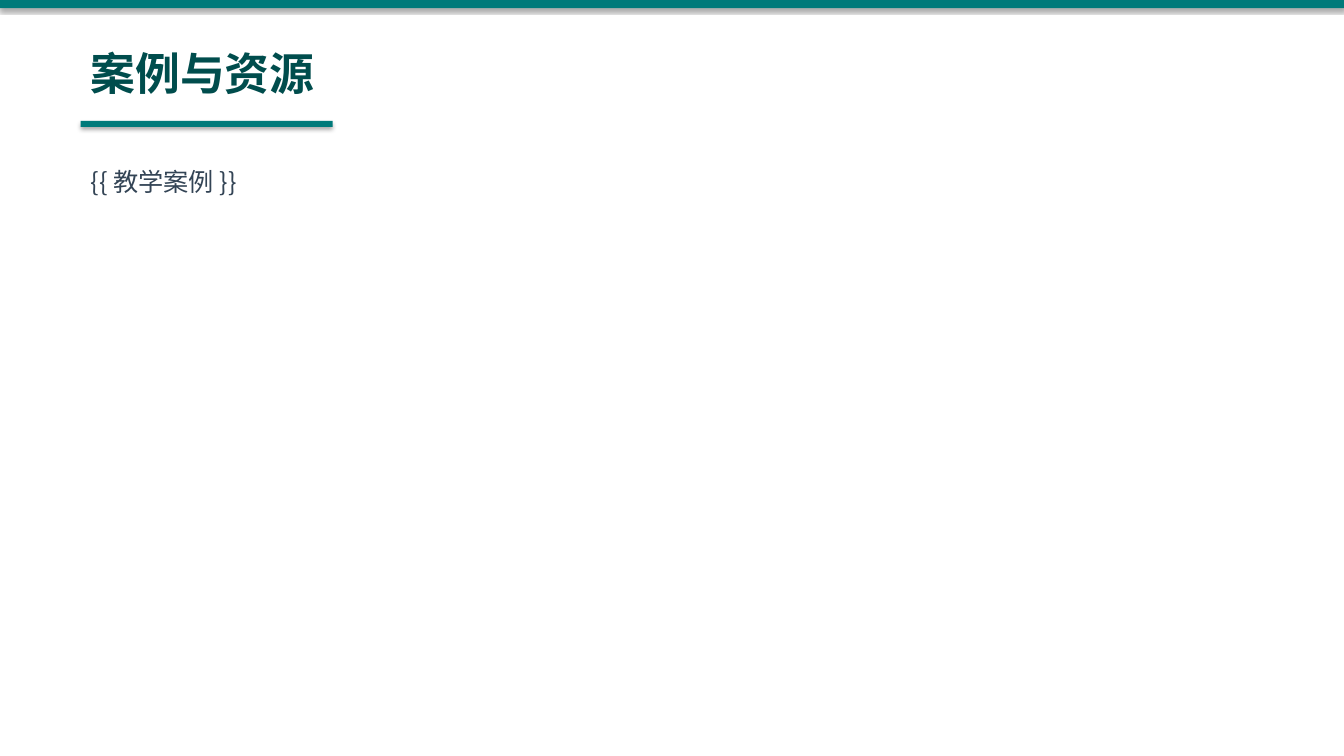
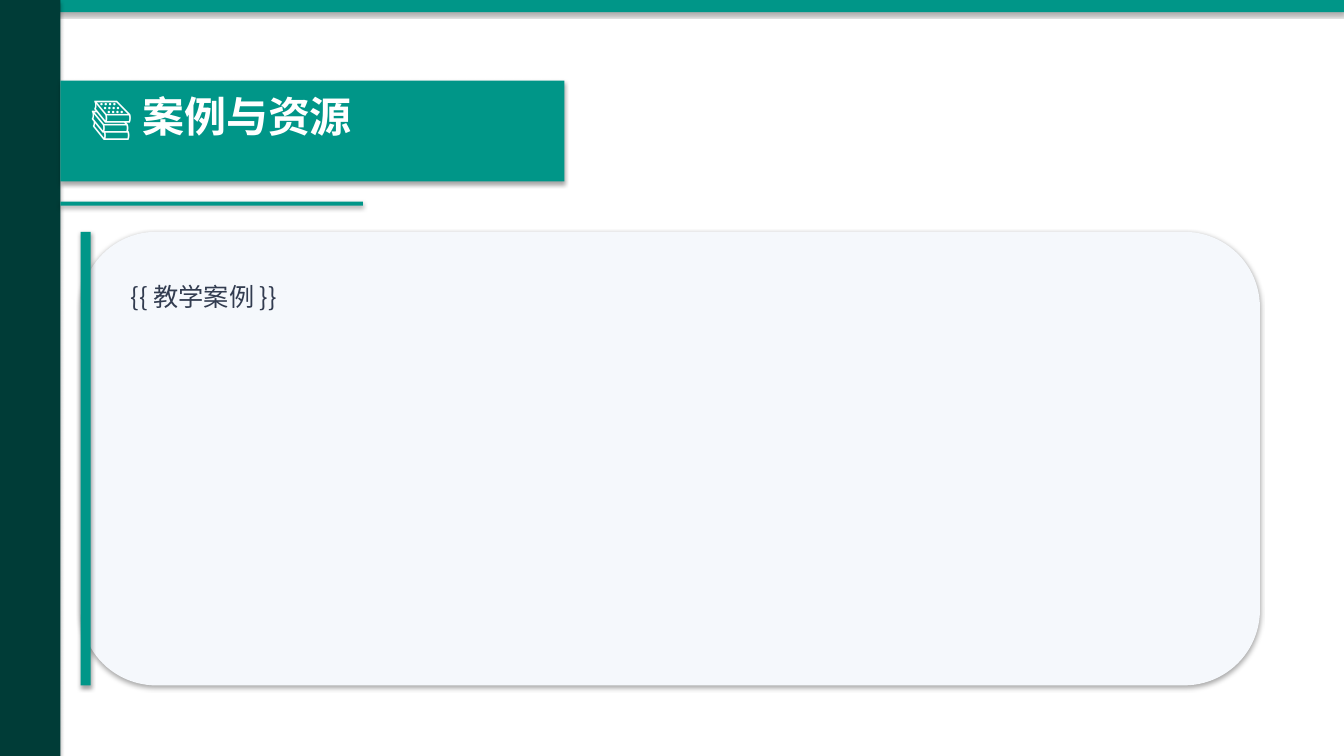
Before and after one commit to KK985956/water-intelligent-teaching, a slide deck: slide 7 of backend/data/template_water_engineering.pptx. Drawn at 1344x756 pixels with LibreOffice and Linux fonts; fonts in the diff are those of the drawing. Boxes give left, top, right and bottom in pixels: in the first picture for what was removed or moved away, otherwise in the second. Text is boxed around its words. In the diff, an @@ line names an element or a change of style, - is before the commit and + after.

Commit message:
style: 优化PPT模板视觉设计 - 增加装饰元素和配色方案
- 水力学模板：海洋蓝色系 + 波浪装饰
- 水利工程模板：青绿色系
- 水资源管理模板：森林绿色系
- 通用水利模板：钢蓝色系
- 统一采用左侧导航栏 + 卡片式内容布局
- 增加圆形装饰、渐变背景、步骤编号徽章

```diff
--- a/backend/data/template_water_engineering.pptx
+++ b/backend/data/template_water_engineering.pptx
@@ rectangle: place and size @@
-rectangle at (0,0,1344,8)
+rectangle at (0,0,1344,12)
@@ rectangle at (0,0,1344,12): fill #007A7A to #009688 @@
@@ rectangle added at (0,0,1344,756), fill #FFFFFF @@
@@ rectangle added at (0,0,60,756), fill #003C37 @@
@@ rectangle added at (60,81,565,181), fill #009688 @@
@@ text at (142,96,352,136): text changed; size 32 to 30 pt; text colour #004D4D to #FFFFFF @@
-案例与资源
+📚 案例与资源
@@ rectangle at (60,202,363,206): fill #007A7A to #009688 @@
@@ rectangle: place and size @@
-rectangle at (81,121,333,127)
+rectangle at (60,202,363,206)
@@ rounded rectangle added at (81,232,1260,686), fill #F5F8FC @@
@@ rectangle added at (81,232,91,686), fill #009688 @@
@@ text "{{ 教学案例 }}": place and size @@
-text "{{ 教学案例 }}" at (113,170,214,193)
+text "{{ 教学案例 }}" at (154,285,255,308)
@@ text "{{ 教学案例 }}" at (154,285,255,308): text colour #334455 to #323C50; line spacing 1 to 32pt @@
```
Also in this commit, not shown: 8 other slides changed, 3 other files.
